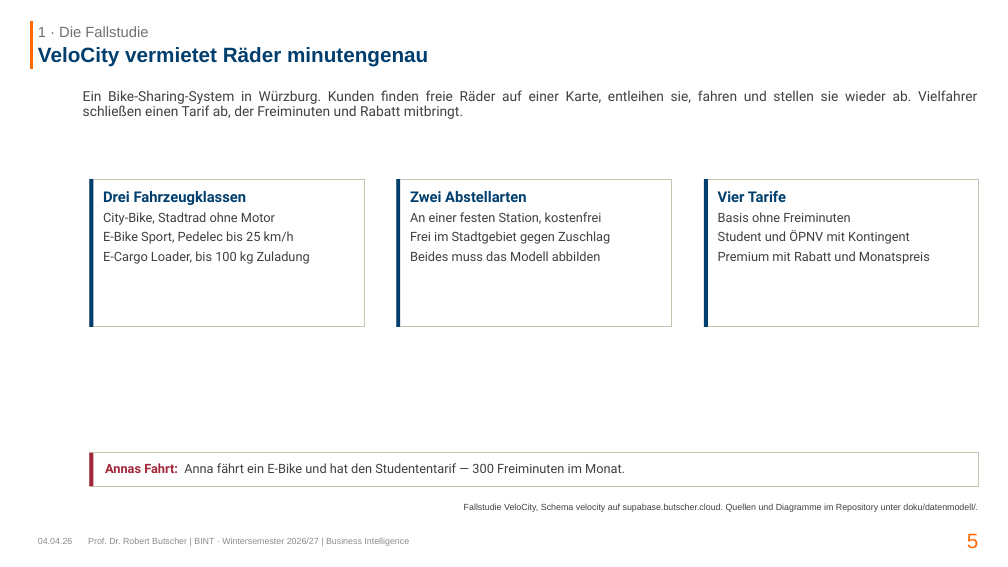
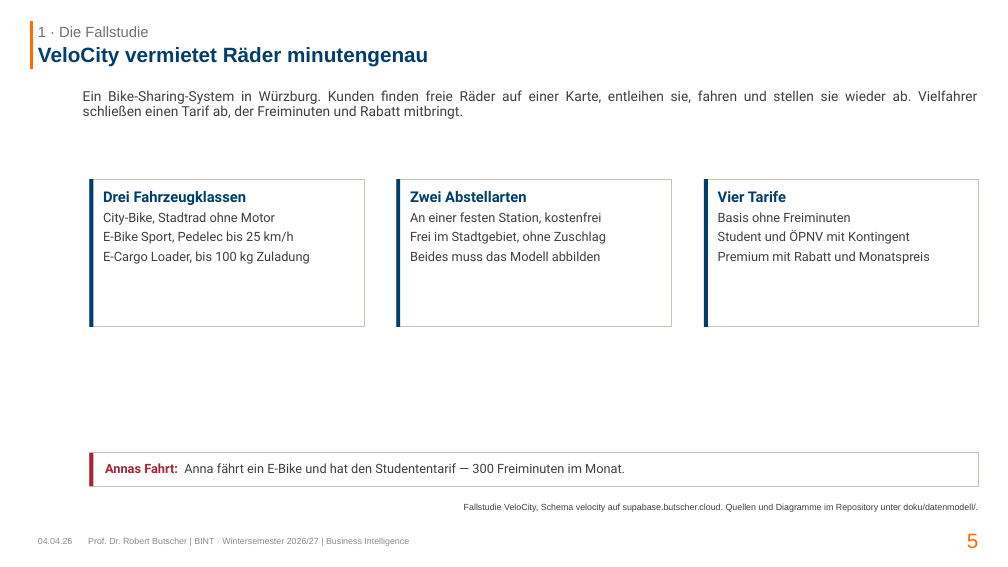
Before and after one commit to swrobuts/velocity-fallstudie, a slide deck: slide 5 of slides/velocity-datenbankentwurf.pptx. Drawn at 1008x567 pixels with LibreOffice and Linux fonts; fonts in the diff are those of the drawing. Boxes give left, top, right and bottom in pixels: in the first picture for what was removed or moved away, otherwise in the second. Text is boxed around its words. In the diff, an @@ line names an element or a change of style, - is before the commit and + after.

```diff
--- a/slides/velocity-datenbankentwurf.pptx
+++ b/slides/velocity-datenbankentwurf.pptx
@@ text at [410,231,606,244]: text changed @@
-Frei im Stadtgebiet gegen Zuschlag
+Frei im Stadtgebiet, ohne Zuschlag
```
Also in this commit, not shown: 6 other files.
